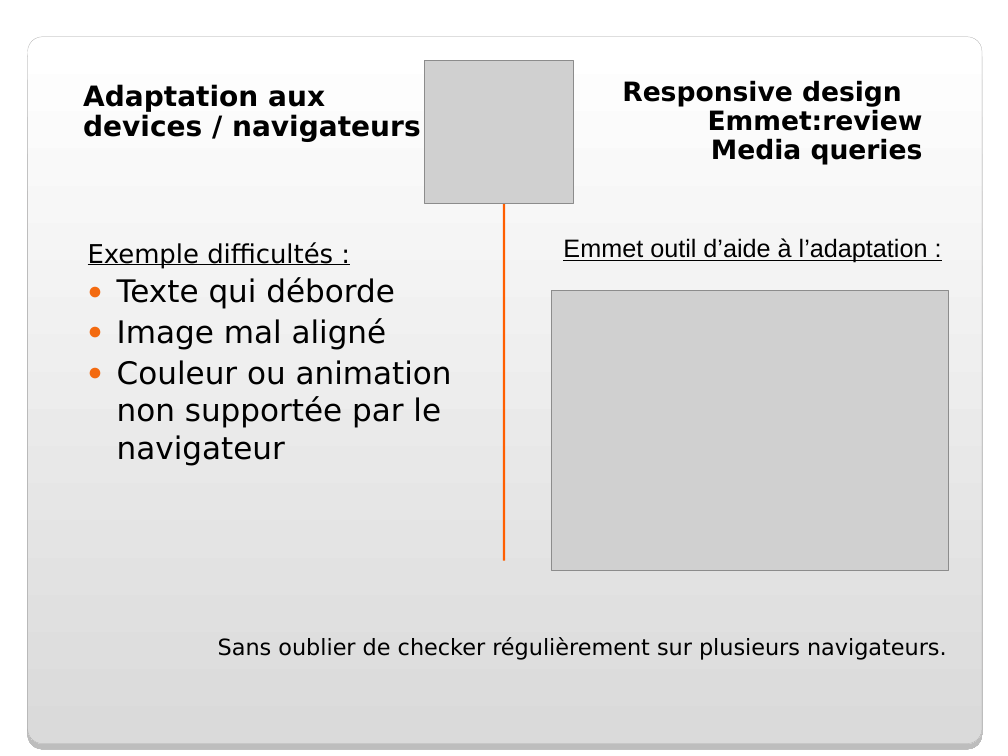
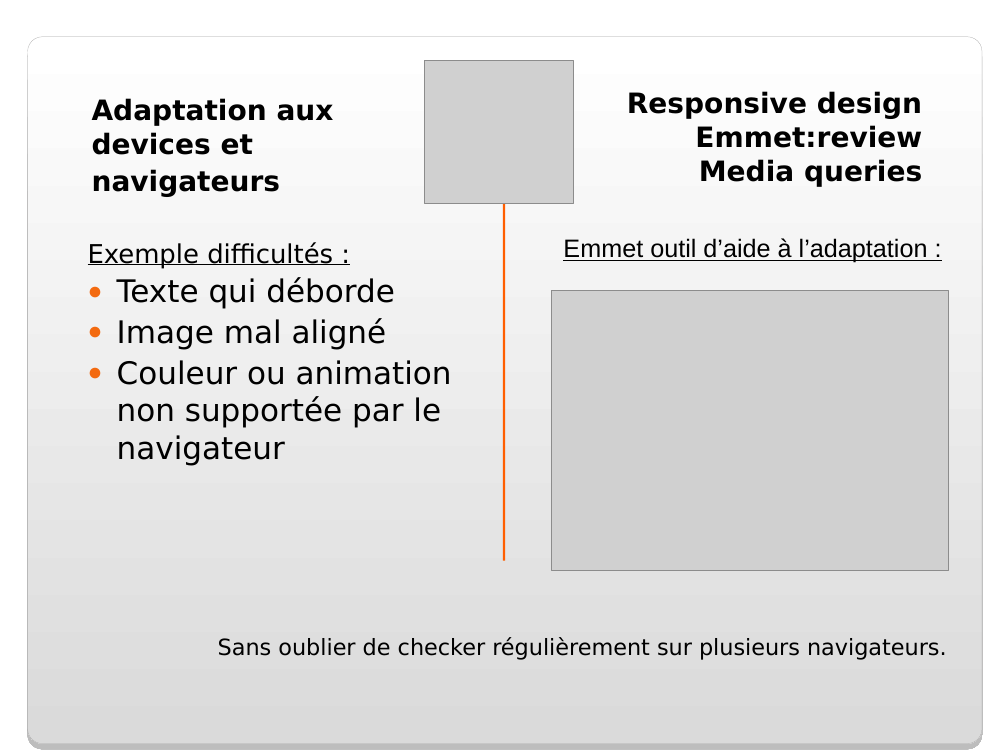
Before and after one commit to Liliaze/Recreer_une_maquette_OC_DWJ_P1, a slide deck: slide 9 of pres_soutenance.ppt. Drawn at 1008x756 pixels with LibreOffice and Linux fonts; fonts in the diff are those of the drawing; grey boxes stand for pictures; background and template pictures are left out. Boxes give left, top, right and bottom in pixels: in the first picture for what was removed or moved away, otherwise in the second. Text is boxed around its words. In the diff, an @@ line names an element or a change of style, - is before the commit and + after.

```diff
--- a/pres_soutenance.ppt
+++ b/pres_soutenance.ppt
@@ text "Responsive design" at bbox=[627, 91, 922, 187]: size 19 to 20 pt; alignment left to right; line spacing 0.8 to 0.9 @@
@@ text at bbox=[92, 98, 334, 197]: text changed @@
-Adaptation aux devices / navigateurs
+Adaptation aux devices et
+navigateurs
```
Also in this commit, not shown: 7 other slides changed, 4 other files.
